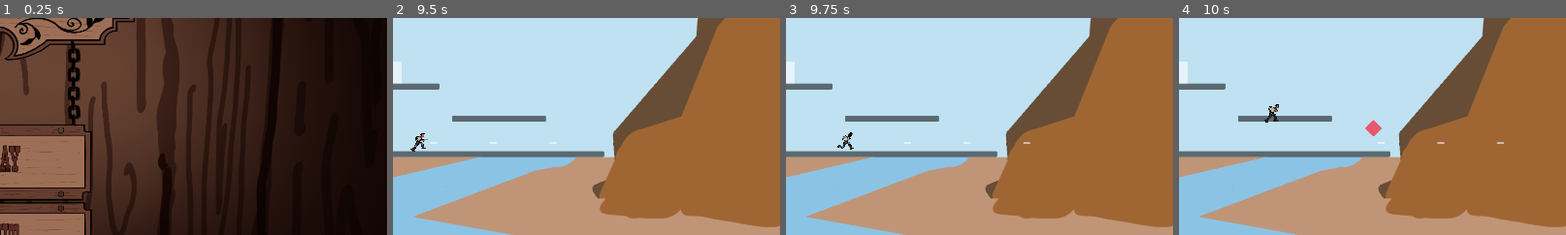
Above: before the commit, frames 1-4 (left to right).
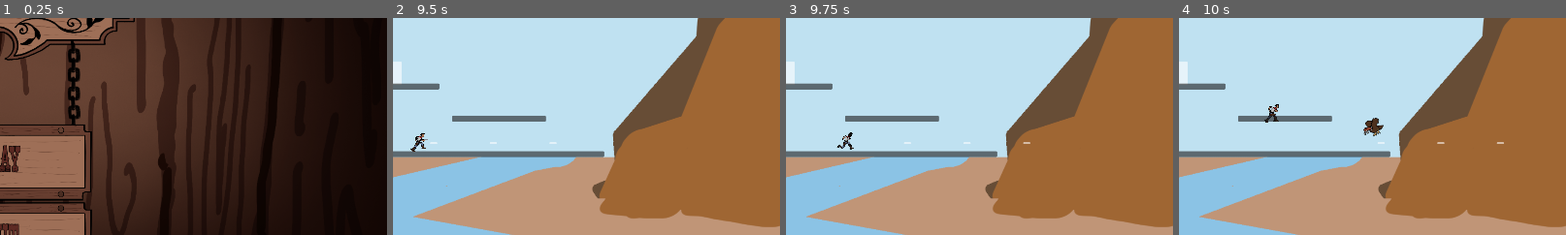
Above: after the commit, the same moments.

Repository: Wherritt/CaptainGameJam
Game: Godot game, scene res://main_menu.tscn
Same seed, same stepped clock (60 frames per second), same inputs: the game is played once before the commit and once after it.
Inputs:
- Up to frame 1 (0.25 s): no input
- Up to frame 2 (9.5 s): click "PLAY" at 0.5 s; hold Space (Shoot) 1.28-2.03 s; hold D (Right) 1.28-2.78 s; tap Up (Up) at 1.52, 2.27, 3.77, 4.52, 5.27, 6.77, 7.52, 8.27 s; tap Enter at 2, 5 s; tap Space (Shoot) every 1.5 s from 2.1 to 8.1 s; hold A (Left) 2.78-3.53 s; hold Space (Shoot) 2.78-3.53 s; hold D (Right) 3.53-5.03 s; hold Space (Shoot) 4.28-5.03 s; hold A (Left) 5.03-5.78 s; hold D (Right) 5.78-6.53 s; hold Space (Shoot) 5.78-6.53 s; hold A (Left) 6.53-8.03 s; hold Space (Shoot) 7.28-8.03 s; hold D (Right) from 8.03 s (still down); hold Space (Shoot) from 8.78 s (still down)
- Up to frame 3 (9.75 s): keep holding D (Right); release Space (Shoot) at 9.53 s; tap Space (Shoot) at 9.6 s
- Up to frame 4 (10 s): keep holding D (Right); tap Up (Up) at 9.77 s
The pictures show only the part of the screen within x 50-100%, y 34-84%; the shares and areas given below are measured in that part.

Frames 1-3 are identical in both runs. In frame 4, 0.3% of the frame differs, in the area x 47-53%, y 45-55%.

Commit message:
flying enemy animated Basic

Diff:
--- a/Enemy1/enemy_1.tscn
+++ b/Enemy1/enemy_1.tscn
@@ -1,7 +1,8 @@
-[gd_scene load_steps=5 format=3 uid="uid://df0toielugvoq"]
+[gd_scene load_steps=6 format=3 uid="uid://df0toielugvoq"]
 
 [ext_resource type="Script" path="res://Enemy1/EnemyHit.gd" id="1_00ru5"]
 [ext_resource type="Script" path="res://Enemy1/Enemy1Movement.gd" id="1_5a52t"]
+[ext_resource type="Texture2D" uid="uid://cb8a7yadb8uni" path="res://Assets/Enemies.png" id="3_aulqk"]
 
 [sub_resource type="RectangleShape2D" id="RectangleShape2D_7j26r"]
 size = Vector2(34, 30)
@@ -19,6 +20,7 @@
 shape = SubResource("RectangleShape2D_7j26r")
 
 [node name="Panel" type="Panel" parent="."]
+visible = false
 modulate = Color(100, 1, 1, 1)
 offset_left = -21.0
 offset_top = -28.0
@@ -46,4 +48,11 @@
 [node name="hat_point" type="Marker2D" parent="."]
 position = Vector2(0, -40)
 
+[node name="Sprite2D" type="Sprite2D" parent="."]
+position = Vector2(1, -12)
+scale = Vector2(1.91447, 1.91447)
+texture = ExtResource("3_aulqk")
+region_enabled = true
+region_rect = Rect2(3, 80, 57, 36)
+
 [connection signal="body_entered" from="DamageEmit" to="DamageEmit" method="_on_body_entered"]
--- a/scripts/flying_enemy.gd
+++ b/scripts/flying_enemy.gd
@@ -35,6 +35,22 @@
 			if fly_away_timer >= fly_away_duration:
 				state = State.MOVE_TO_PLAYER
 				fly_away_timer = 0
+	var direction = (player.position - position).normalized()
+	if direction.x < 0:
+			$Marker2D.scale.x = -1
+			$FlyingSprite/AnimationPlayer.play("Fly_L")
+			rotation = -45
+	elif direction.x > 0:
+			$Marker2D.scale.x = 1
+			$FlyingSprite/AnimationPlayer.play("Fly_R")
+			rotation = 45
+
+#	if $Marker2D.scale.x == 1:
+#		$FlyingSprite/AnimationPlayer.play("Fly_L")
+#		rotation = -45
+#	else:
+#		$FlyingSprite/AnimationPlayer.play("Fly_R")
+#		rotation = 45
 
 func take_enemy_damage(bullet_damage):
 	current_health -= bullet_damage
--- a/scripts/flying_enemy.tscn
+++ b/scripts/flying_enemy.tscn
@@ -1,13 +1,67 @@
-[gd_scene load_steps=5 format=3 uid="uid://bwlhm3b8osf60"]
+[gd_scene load_steps=10 format=3 uid="uid://bwlhm3b8osf60"]
 
 [ext_resource type="Script" path="res://scripts/flying_enemy.gd" id="1_ikxee"]
 [ext_resource type="Script" path="res://scripts/flyer_hit.gd" id="2_8mo85"]
+[ext_resource type="Texture2D" uid="uid://cb8a7yadb8uni" path="res://Assets/Enemies.png" id="3_3fnk4"]
 
 [sub_resource type="CircleShape2D" id="CircleShape2D_eajak"]
 radius = 21.9317
 
 [sub_resource type="CircleShape2D" id="CircleShape2D_w4qaw"]
 radius = 15.5563
+
+[sub_resource type="Animation" id="Animation_nfyuo"]
+resource_name = "Fly_L"
+loop_mode = 1
+tracks/0/type = "value"
+tracks/0/imported = false
+tracks/0/enabled = true
+tracks/0/path = NodePath(".:frame_coords")
+tracks/0/interp = 1
+tracks/0/loop_wrap = true
+tracks/0/keys = {
+"times": PackedFloat32Array(0),
+"transitions": PackedFloat32Array(1),
+"update": 1,
+"values": [Vector2i(1, 0)]
+}
+
+[sub_resource type="Animation" id="Animation_r8t4j"]
+length = 0.001
+tracks/0/type = "value"
+tracks/0/imported = false
+tracks/0/enabled = true
+tracks/0/path = NodePath(".:frame_coords")
+tracks/0/interp = 1
+tracks/0/loop_wrap = true
+tracks/0/keys = {
+"times": PackedFloat32Array(0),
+"transitions": PackedFloat32Array(1),
+"update": 1,
+"values": [Vector2i(1, 0)]
+}
+
+[sub_resource type="Animation" id="Animation_jdbu3"]
+resource_name = "Fly_R"
+tracks/0/type = "value"
+tracks/0/imported = false
+tracks/0/enabled = true
+tracks/0/path = NodePath(".:frame_coords")
+tracks/0/interp = 1
+tracks/0/loop_wrap = true
+tracks/0/keys = {
+"times": PackedFloat32Array(0),
+"transitions": PackedFloat32Array(1),
+"update": 1,
+"values": [Vector2i(0, 0)]
+}
+
+[sub_resource type="AnimationLibrary" id="AnimationLibrary_8ipso"]
+_data = {
+"Fly_L": SubResource("Animation_nfyuo"),
+"Fly_R": SubResource("Animation_jdbu3"),
+"RESET": SubResource("Animation_r8t4j")
+}
 
 [node name="flying_enemy" type="CharacterBody2D" groups=["Enemy"]]
 rotation = 0.785398
@@ -20,6 +74,7 @@
 shape = SubResource("CircleShape2D_eajak")
 
 [node name="Panel" type="Panel" parent="."]
+visible = false
 modulate = Color(100, 0, 1, 1)
 offset_left = -15.0
 offset_top = -15.0
@@ -32,5 +87,21 @@
 [node name="CollisionShape2D" type="CollisionShape2D" parent="Area2D"]
 shape = SubResource("CircleShape2D_w4qaw")
 
+[node name="FlyingSprite" type="Sprite2D" parent="."]
+rotation = 0.00389613
+texture = ExtResource("3_3fnk4")
+hframes = 2
+vframes = 2
+frame = 1
+region_rect = Rect2(3, 8, 54, 45)
+
+[node name="AnimationPlayer" type="AnimationPlayer" parent="FlyingSprite"]
+libraries = {
+"": SubResource("AnimationLibrary_8ipso")
+}
+
+[node name="Marker2D" type="Marker2D" parent="."]
+rotation = 0.785398
+
 [connection signal="body_entered" from="Area2D" to="Area2D" method="_on_body_entered"]
 [connection signal="player_hit" from="Area2D" to="." method="_on_area_2d_player_hit"]
Binary file removed: Assets/BGPlaceHold.png
Not shown, removed: Assets/BGPlaceHold.png.import
Binary file added: Assets/Enemies.png
Not shown, added: Assets/Enemies.png.import
Not shown, changed: Assets/Buttons.psd
